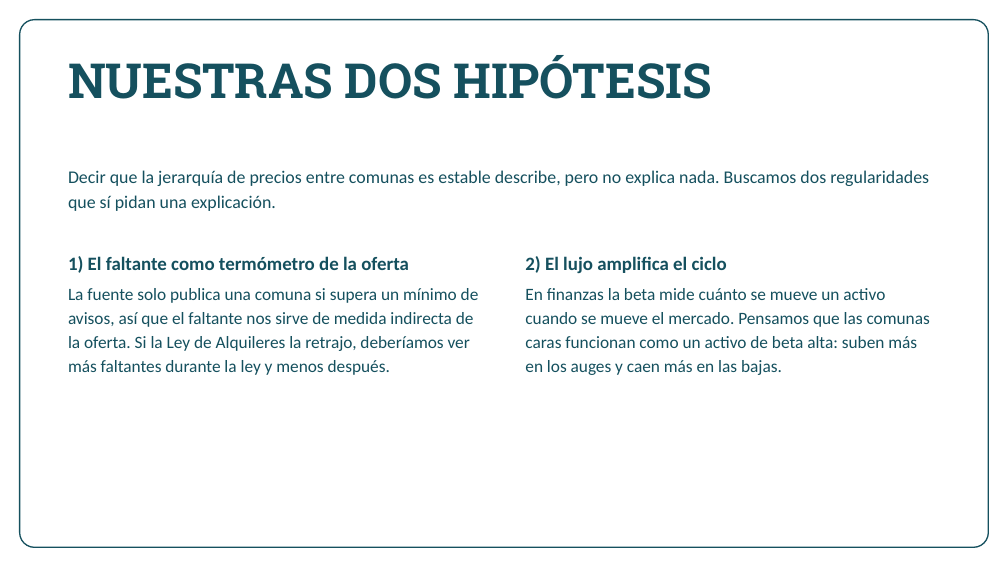
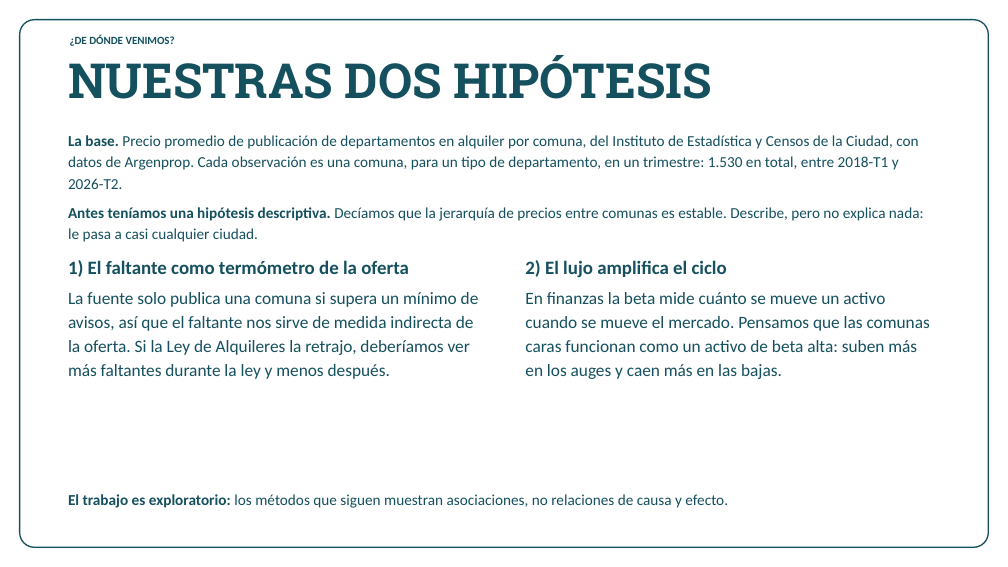
Before and after one commit to n4chogarcia-eng/tp_alquileres_caba, a slide deck: slide 4 of TP_instancia2_alquileres_CABA.pptx. Drawn at 1008x567 pixels with LibreOffice and Linux fonts; fonts in the diff are those of the drawing; background and template pictures are left out. Boxes give left, top, right and bottom in pixels: in the first picture for what was removed or moved away, otherwise in the second. Text is boxed around its words. In the diff, an @@ line names an element or a change of style, - is before the commit and + after.

Commit message:
Agrego el hilo conductor, la presentación de la base, la descomposición del Theil y el post-hoc

```diff
--- a/TP_instancia2_alquileres_CABA.pptx
+++ b/TP_instancia2_alquileres_CABA.pptx
@@ text added at box(70, 35, 175, 46), 10.5 pt, text #15505E, bold @@
+¿DE DÓNDE VENIMOS?
@@ text at box(68, 135, 924, 242): text changed; size 17 to 14.5 pt @@
-Decir que la jerarquía de precios entre comunas es estable describe, pero no explica nada. Buscamos dos regularidades que sí pidan una explicación.
+La base. Precio promedio de publicación de departamentos en alquiler por comuna, del Instituto de Estadística y Censos de la Ciudad, con datos de Argenprop. Cada observación es una comuna, para un tipo de departamento, en un trimestre: 1.530 en total, entre 2018-T1 y 2026-T2.
+Antes teníamos una hipótesis descriptiva. Decíamos que la jerarquía de precios entre comunas es estable. Describe, pero no explica nada: le pasa a casi cualquier ciudad.
@@ text "1) El faltante como termómetro ...": place and size @@
-text "1) El faltante como termómetro ..." at box(68, 256, 479, 375)
+text "1) El faltante como termómetro ..." at box(68, 260, 479, 379)
@@ text "2) El lujo amplifica el ...": place and size @@
-text "2) El lujo amplifica el ..." at box(525, 256, 930, 375)
+text "2) El lujo amplifica el ..." at box(525, 260, 930, 379)
@@ text added at box(68, 494, 728, 508), 14.5 pt, text #15505E @@
+El trabajo es exploratorio: los métodos que siguen muestran asociaciones, no relaciones de causa y efecto.
```
Also in this commit, not shown: 14 other slides changed.
